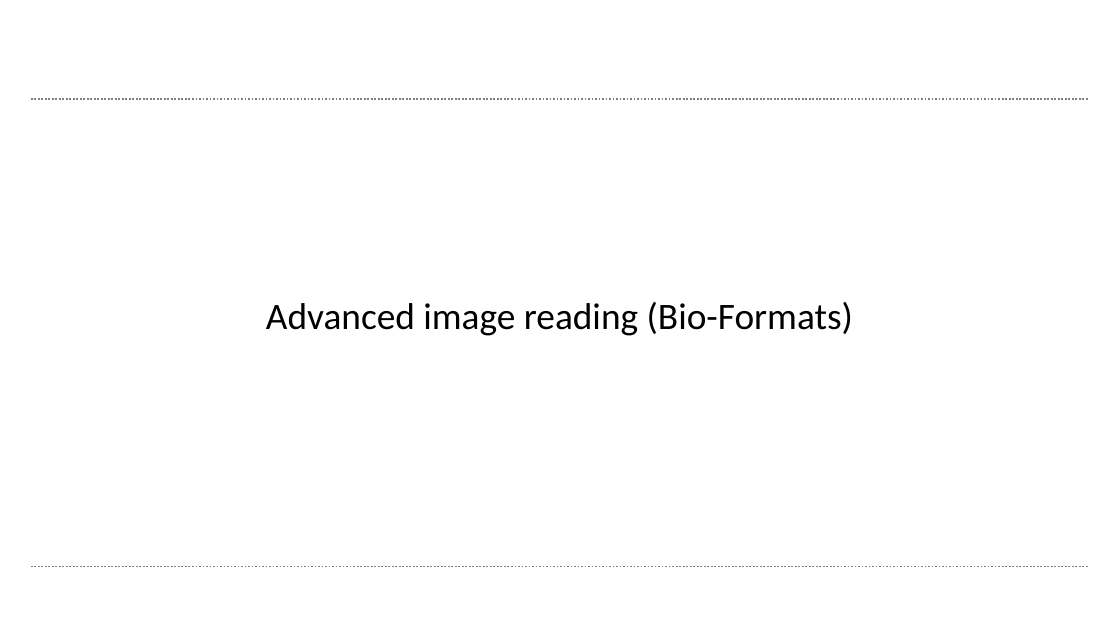
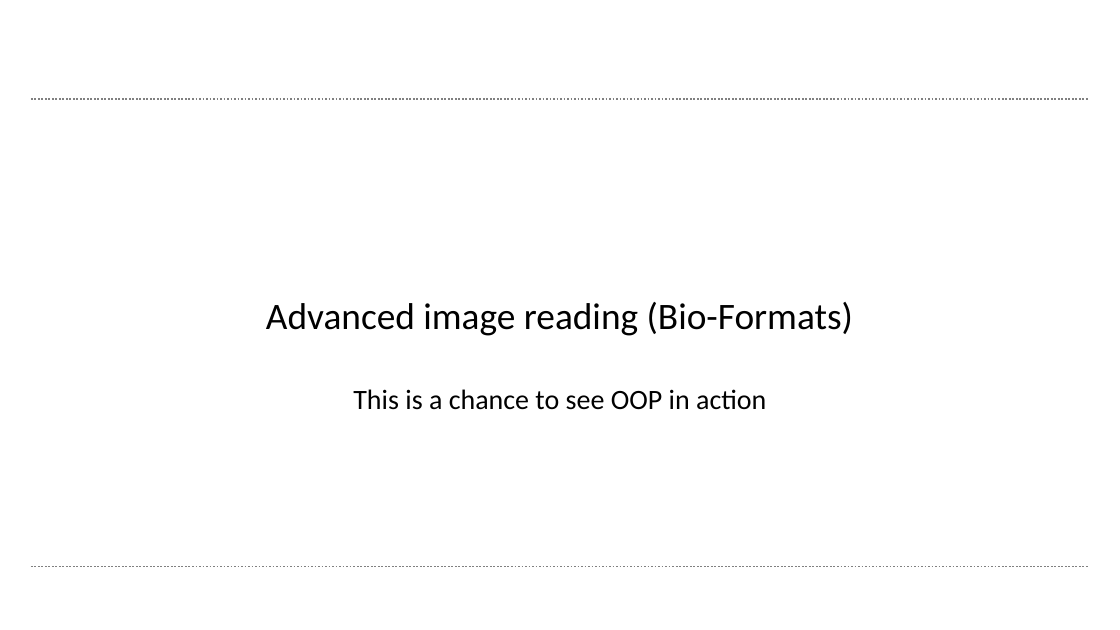
Before and after one commit to wbif-bristol/MATLAB-course, a slide deck: slide 64 of Session 3 - Advanced data structures/MATLAB Session 3.pptx (slide 58 before the commit). Drawn at 1120x630 pixels with LibreOffice and Linux fonts; fonts in the diff are those of the drawing; background and template pictures are left out. Boxes give left, top, right and bottom in pixels: in the first picture for what was removed or moved away, otherwise in the second. Text is boxed around its words. In the diff, an @@ line names an element or a change of style, - is before the commit and + after.

```diff
--- a/Session 3 - Advanced data structures/MATLAB Session 3.pptx
+++ b/Session 3 - Advanced data structures/MATLAB Session 3.pptx
@@ text at (353,389,766,410): paragraph added @@
+This is a chance to see OOP in action
```
Also in this commit, not shown: 15 other slides changed, 6 slides added, 2 other files.
